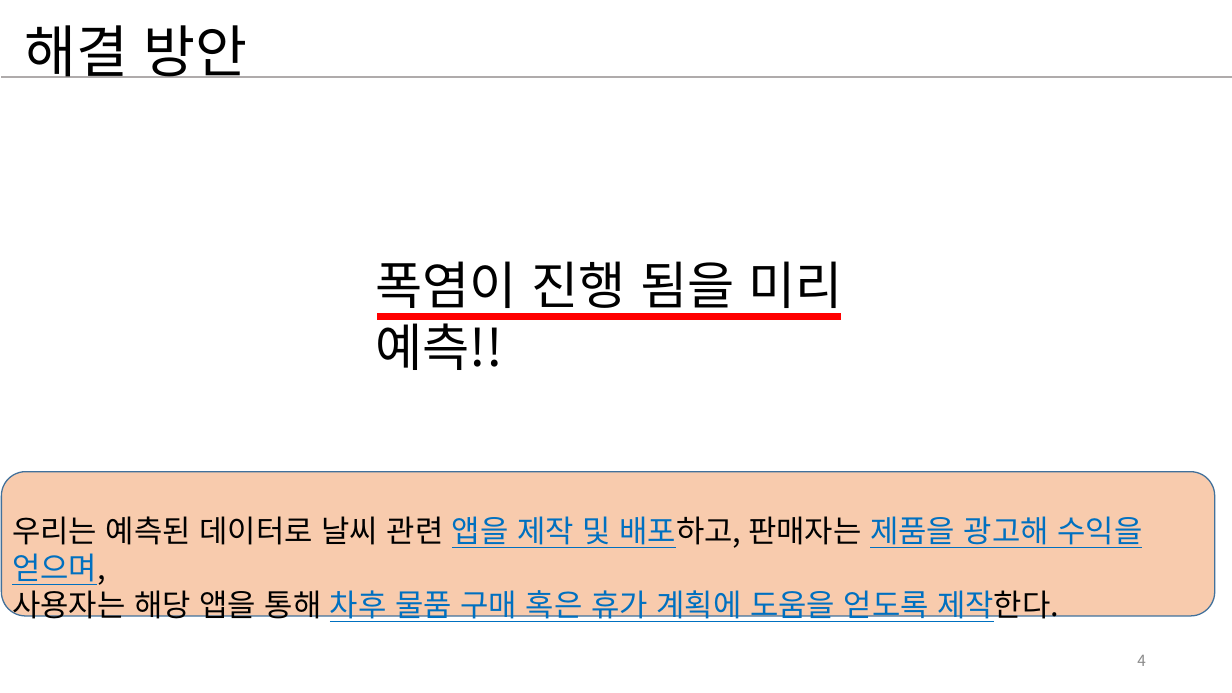
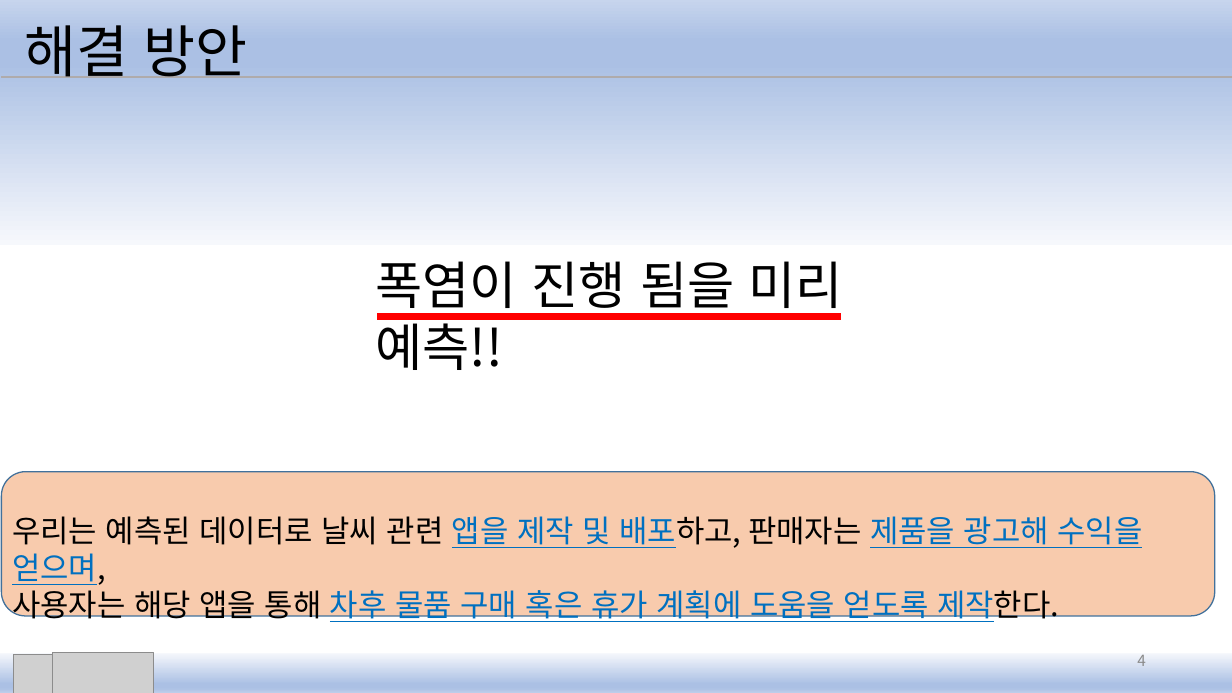
Before and after one commit to devsungmin/-Competition, a slide deck: slide 4 of 기상데이터분석 인공지능활용 창업경진대회 /결승전 준비/대전지역 폭염 예측 기술 _해와 달 사이 그대(선문대)_결승전.pptx. Drawn at 1232x693 pixels with LibreOffice and Linux fonts; fonts in the diff are those of the drawing; grey boxes stand for pictures. Boxes give left, top, right and bottom in pixels: in the first picture for what was removed or moved away, otherwise in the second. Text is boxed around its words. In the diff, an @@ line names an element or a change of style, - is before the commit and + after.

```diff
--- a/기상데이터분석 인공지능활용 창업경진대회 /결승전 준비/대전지역 폭염 예측 기술 _해와 달 사이 그대(선문대)_결승전.pptx
+++ b/기상데이터분석 인공지능활용 창업경진대회 /결승전 준비/대전지역 폭염 예측 기술 _해와 달 사이 그대(선문대)_결승전.pptx
@@ rectangle added at <box>0,0,1232,245</box>, fill gradient #F6F8FC to #ABC0E4 to #C7D5ED @@
@@ rectangle added at <box>0,653,1232,693</box>, fill gradient #F6F8FC to #ABC0E4 to #C7D5ED @@
@@ picture added at <box>13,654,52,693</box> @@
@@ picture added at <box>53,653,154,693</box> @@
```
Also in this commit, not shown: 10 other slides changed, 1 other file.
